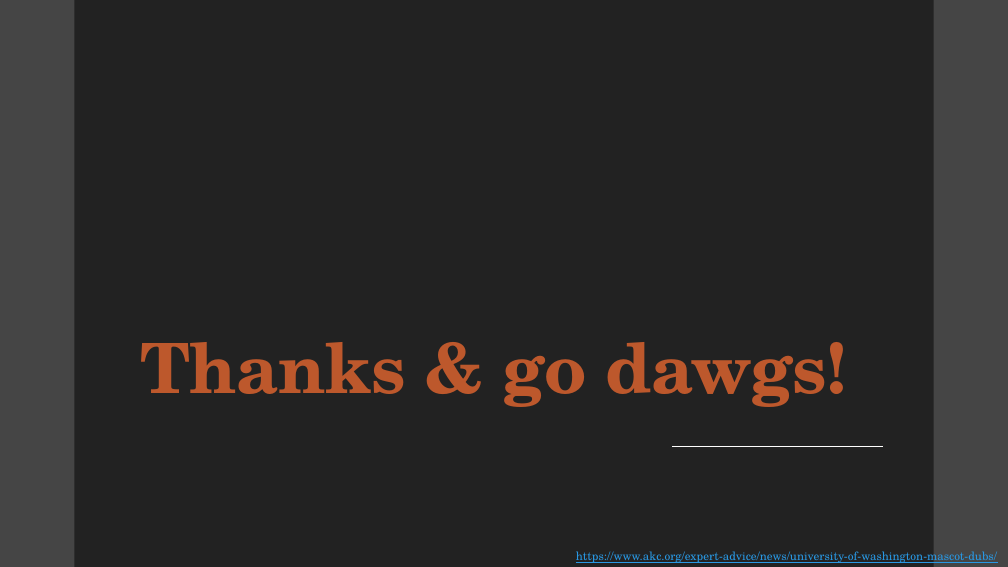
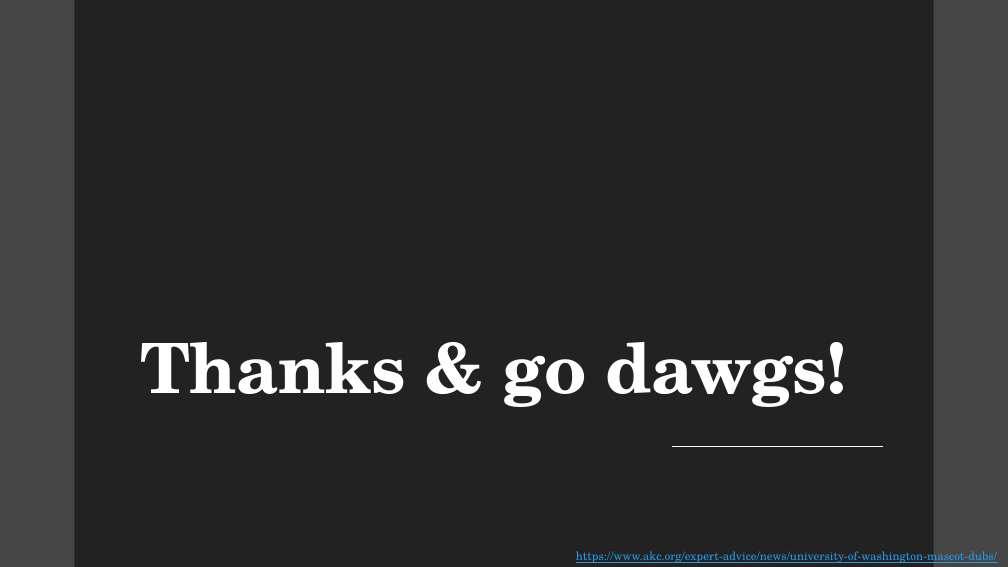
Before and after one commit to TaraWilson17/data512, a slide deck: slide 9 of final_project/project_deliverables/final_presentation_deck.pptx (slide 5 before the commit). Drawn at 1008x567 pixels with LibreOffice and Linux fonts; fonts in the diff are those of the drawing; background and template pictures are left out. Boxes give left, top, right and bottom in pixels: in the first picture for what was removed or moved away, otherwise in the second. Text is boxed around its words. In the diff, an @@ line names an element or a change of style, - is before the commit and + after.

```diff
--- a/final_project/project_deliverables/final_presentation_deck.pptx
+++ b/final_project/project_deliverables/final_presentation_deck.pptx
@@ title "Thanks & go dawgs!" at bbox=[140, 342, 846, 407]: text colour #BD582C to #FFFFFF @@
```
Also in this commit, not shown: 3 other slides changed, 4 slides added, 2 other files.
